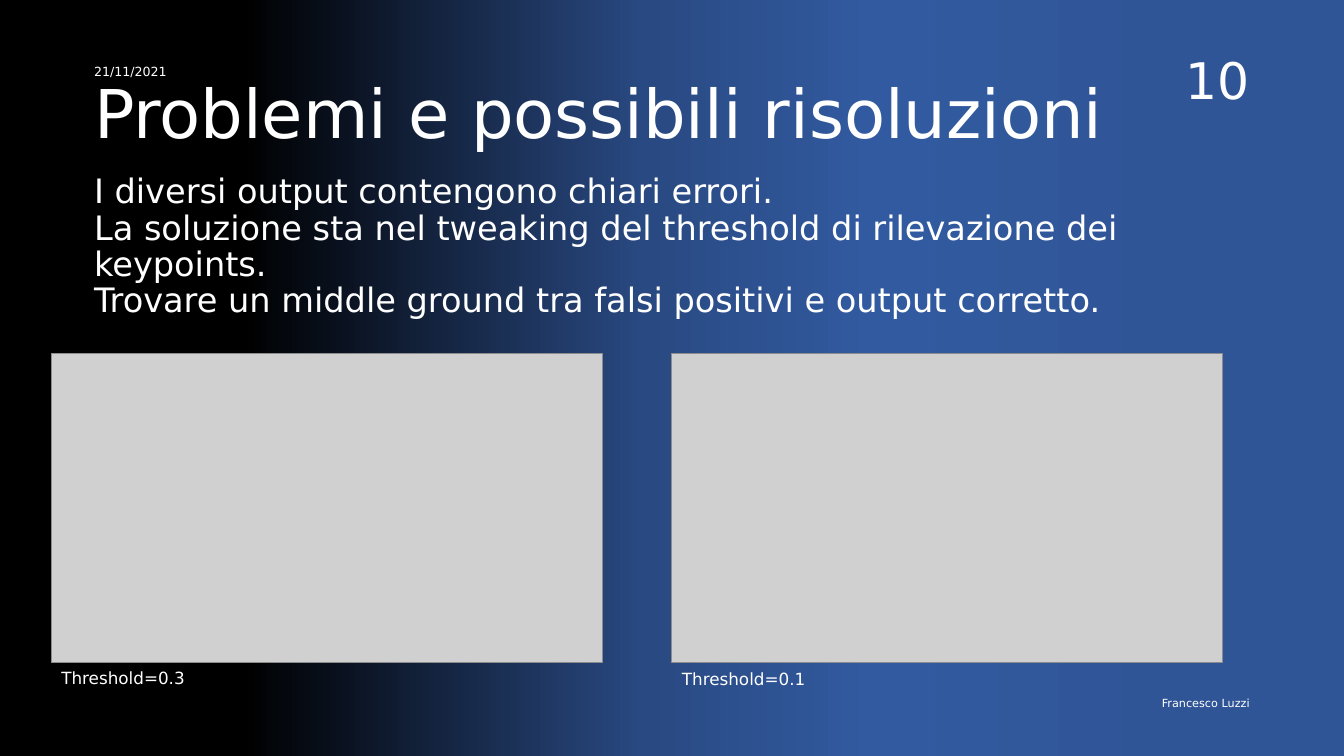
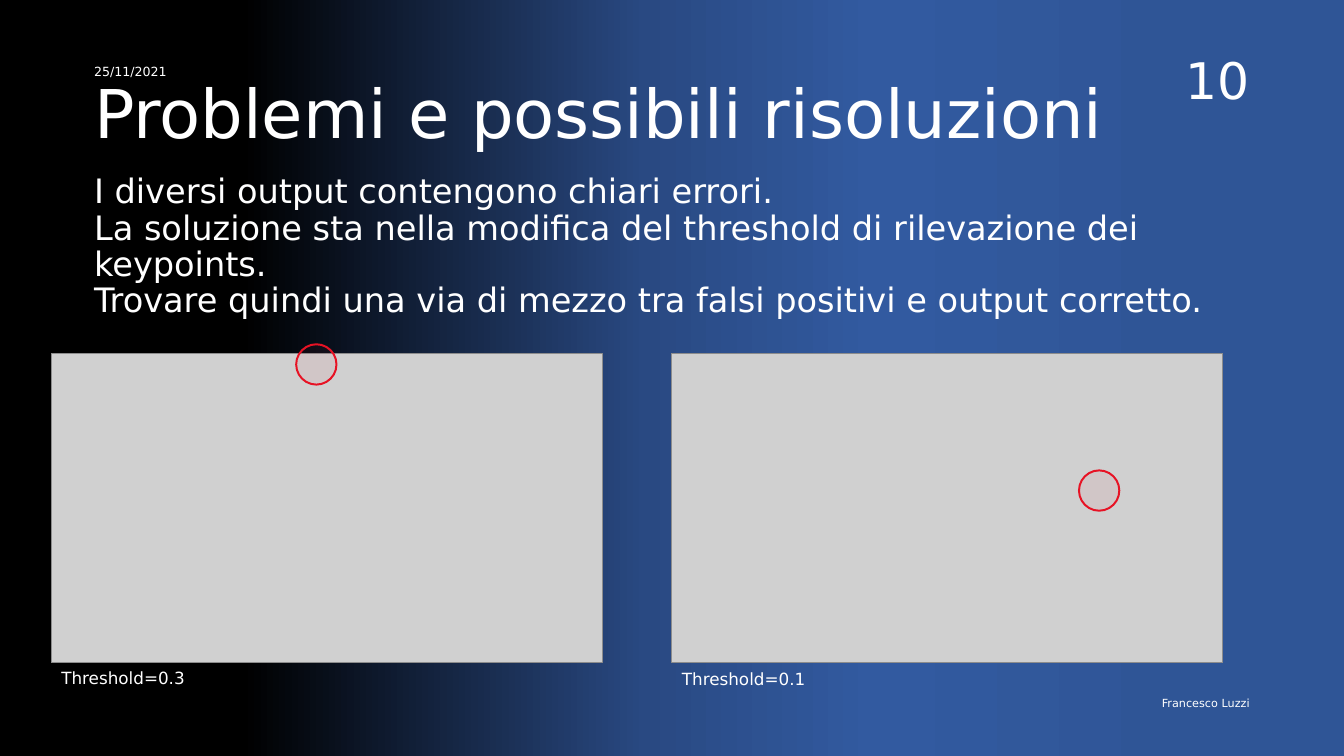
Before and after one commit to FrancescoLuzzi/Tesi, a slide deck: slide 10 of Presentazione.pptx. Drawn at 1344x756 pixels with LibreOffice and Linux fonts; fonts in the diff are those of the drawing; grey boxes stand for pictures. Boxes give left, top, right and bottom in pixels: in the first picture for what was removed or moved away, otherwise in the second. Text is boxed around its words. In the diff, an @@ line names an element or a change of style, - is before the commit and + after.

```diff
--- a/Presentazione.pptx
+++ b/Presentazione.pptx
@@ text at [94, 66, 167, 78]: text changed @@
-21/11/2021
+25/11/2021
@@ subtitle at [94, 176, 1202, 319]: text changed @@
-I diversi output contengono chiari errori.
-La soluzione sta nel tweaking del threshold di rilevazione dei keypoints.
-Trovare un middle ground tra falsi positivi e output corretto.
+I diversi output contengono chiari errori.
+La soluzione sta nella modifica del threshold di rilevazione dei keypoints.
+Trovare quindi una via di mezzo tra falsi positivi e output corretto.
@@ ellipse added at [296, 345, 337, 385], fill #E71224 at 5% opacity, outline #E71224 1.42 pt @@
@@ ellipse added at [1079, 471, 1119, 511], fill #E71224 at 5% opacity, outline #E71224 1.42 pt @@
```
Also in this commit, not shown: 12 other slides changed.
